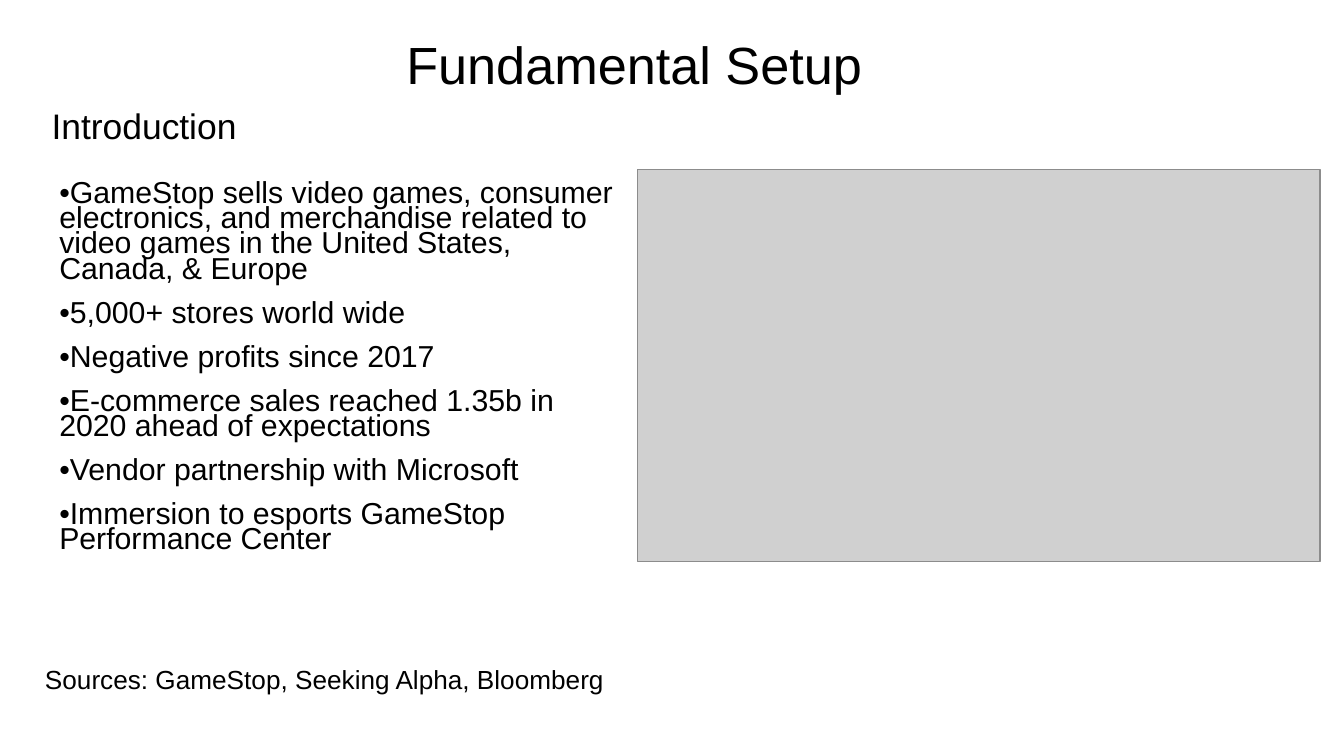
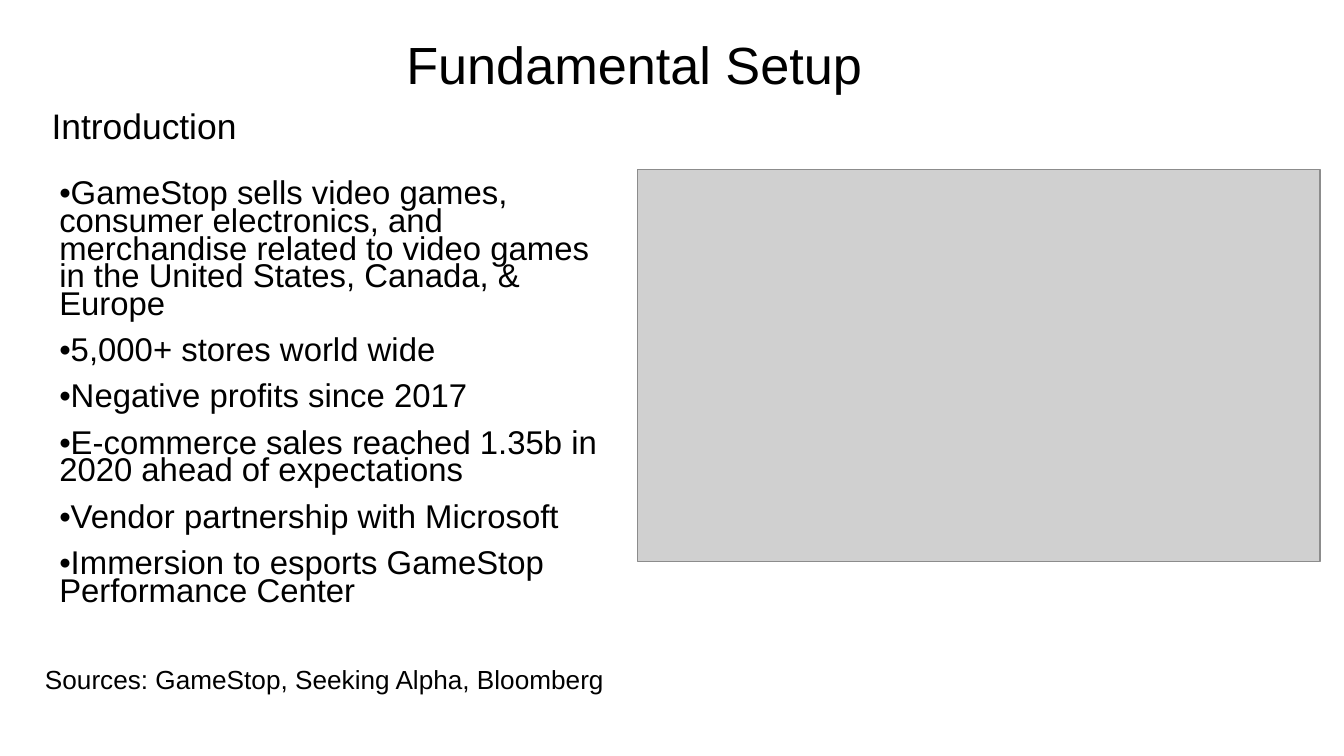
Before and after one commit to vweinblatt123/CF-Project1, a slide deck: slide 4 of CF-Project1.pptx. Drawn at 1344x756 pixels with LibreOffice and Linux fonts; fonts in the diff are those of the drawing; grey boxes stand for pictures. Boxes give left, top, right and bottom in pixels: in the first picture for what was removed or moved away, otherwise in the second. Text is boxed around its words. In the diff, an @@ line names an element or a change of style, - is before the commit and + after.

```diff
--- a/CF-Project1.pptx
+++ b/CF-Project1.pptx
@@ text "•GameStop sells video games, consumer ..." at (59,180,597,603): size 16.1 to 17.6 pt @@
```
Also in this commit, not shown: 3 other slides changed.
